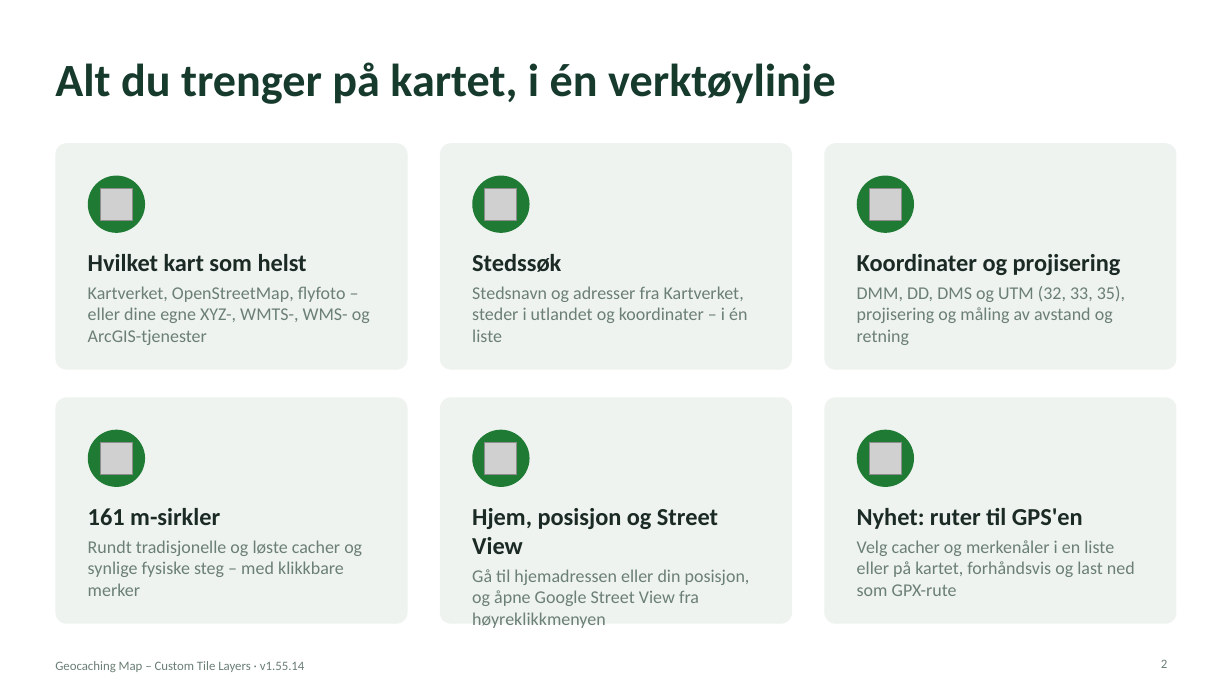
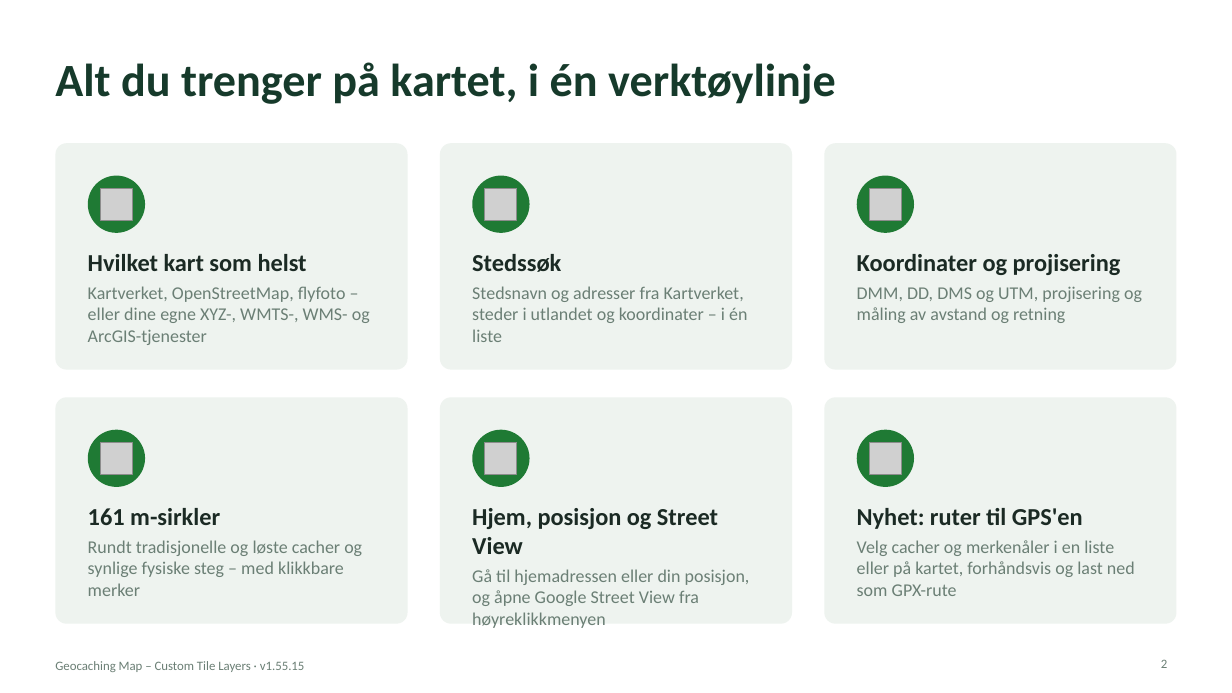
Before and after one commit to knutos/custom-tiles, a slide deck: slide 2 of docs/Geocaching-Map-Custom-Tile-Layers-Presentasjon.pptx. Drawn at 1232x693 pixels with LibreOffice and Linux fonts; fonts in the diff are those of the drawing; grey boxes stand for pictures. Boxes give left, top, right and bottom in pixels: in the first picture for what was removed or moved away, otherwise in the second. Text is boxed around its words. In the diff, an @@ line names an element or a change of style, - is before the commit and + after.

```diff
--- a/docs/Geocaching-Map-Custom-Tile-Layers-Presentasjon.pptx
+++ b/docs/Geocaching-Map-Custom-Tile-Layers-Presentasjon.pptx
@@ text at [857, 286, 1142, 323]: text changed @@
-DMM, DD, DMS og UTM (32, 33, 35), projisering og måling av avstand og retning
+DMM, DD, DMS og UTM, projisering og måling av avstand og retning
@@ text at [55, 661, 305, 672]: text changed @@
-Geocaching Map – Custom Tile Layers · v1.55.14
+Geocaching Map – Custom Tile Layers · v1.55.15
```
Also in this commit, not shown: 16 other slides changed, 5 other files.
